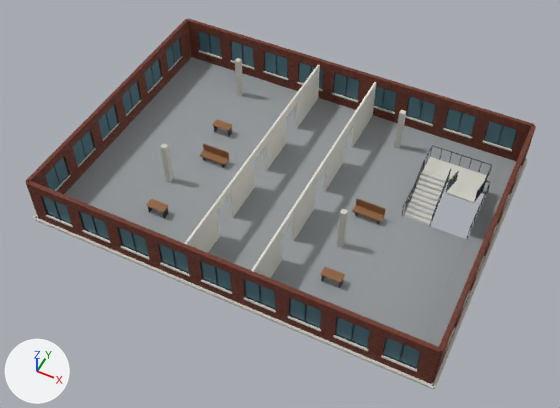
Before and after pictures for a commit that changed the FBX model Art/Architecture/SM_LegacyTower_Level02.fbx.
Rendered twice from a 50 mm lens placed at (16.1, -33.7, 47.3), pointed at (0.3, -2.0, 7.7). Every picture has the same lights, and +X, +Y and +Z are marked at lower left. The first picture is the older version. Objects named as collision shapes, trigger or cutter boxes, shadow casters or lower levels of detail are left out. Vertices at exactly the same position are counted once.

The first picture shows 'SM_LegacyTower_Level02'.
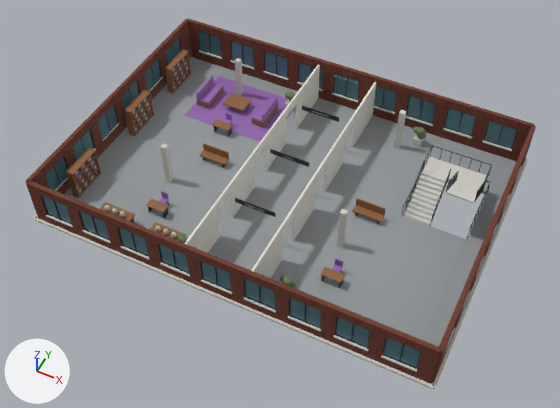
Location of each change, [x1, y1, x2, y2] in pixels of the pictures (560 x 408 px):
part 1 of me_floor_west_of_stairwell_008, added: after [235, 198, 275, 217]
part 2 of me_floor_west_of_stairwell_008, added: after [302, 105, 339, 122]
part 3 of me_floor_west_of_stairwell_008, added: after [161, 191, 169, 200]
part 4 of me_floor_west_of_stairwell_008, added: after [226, 112, 232, 121]
part 5 of me_floor_west_of_stairwell_008, added: after [332, 265, 342, 272]
part 6 of me_floor_west_of_stairwell_008, added: after [335, 258, 343, 267]
part 7 of me_floor_west_of_stairwell_008, added: after [125, 49, 357, 167]
part 8 of me_floor_west_of_stairwell_008, added: after [66, 148, 341, 288]
part 9 of me_floor_west_of_stairwell_008, added: after [412, 127, 426, 146]

Patch to the scene script:
```diff
--- a/Art/Architecture/SM_LegacyTower_Level02.fbx.py
+++ b/Art/Architecture/SM_LegacyTower_Level02.fbx.py
@@ me_floor_west_of_stairwell_008 @@
-me_floor_west_of_stairwell_008.from_pydata(...)  # 9084 vertices, 9800 faces; spans x -14.3..14.3, y -10.3..10.3, z 7.0..11.8
+me_floor_west_of_stairwell_008.from_pydata(...)  # 20196 vertices, 23550 faces; spans x -14.3..14.3, y -10.3..10.3, z 7.0..11.8
+# me_floor_west_of_stairwell_008 part 1: the loose piece of 24 vertices spanning x -1.0..1.1, y -10.1..-10.0, z 10.0..10.1 is copied, and the copy is scaled about its middle by (1.37, 0.353, 5.87), then moved by (0.0, 5.1, 0.2); it spans x -1.5..1.4, y -5.0..-4.9, z 10.1..10.4
+# me_floor_west_of_stairwell_008 part 2: the loose piece of 24 vertices spanning x -1.0..1.1, y 9.9..10.0, z 10.0..10.1 is copied, and the copy is scaled about its middle by (1.37, 0.353, 5.87), then moved by (0.0, -4.9, 0.2); it spans x -1.5..1.4, y 5.0..5.1, z 10.1..10.4
+# me_floor_west_of_stairwell_008 part 3: the loose piece of 24 vertices spanning x -7.6, y -6.3..-5.7, z 7.2..7.9 is copied, and the copy is scaled about its middle by (11.2, 0.114, 0.886), then moved by (0.6, 1.0, 0.5), in mat_m_architecture_accent (purple #9569b1); it spans x -7.3..-6.7, y -5.1..-5.0, z 7.7..8.3
+# me_floor_west_of_stairwell_008 part 4: the loose piece of 24 vertices spanning x -7.6, y 2.7..3.3, z 7.2..7.9 is copied, and the copy is scaled about its middle by (11.2, 0.114, 0.886), then moved by (0.6, 1.0, 0.5), in mat_m_architecture_accent (purple #9569b1); it spans x -7.3..-6.7, y 3.9..4.0, z 7.7..8.3
+# me_floor_west_of_stairwell_008 part 5: the loose piece of 24 vertices spanning x 5.3..6.7, y -6.3..-5.7, z 7.9..8.0 is copied, and the copy is scaled about its middle by (0.362, 0.706, 2.33), then moved by (0.0, 0.7, -0.3), in mat_m_architecture_accent (purple #9569b1); it spans x 5.7..6.3, y -5.5..-5.0, z 7.6..7.7
+# me_floor_west_of_stairwell_008 part 6: the loose piece of 24 vertices spanning x 5.4, y -6.3..-5.7, z 7.2..7.9 is copied, and the copy is scaled about its middle by (11.2, 0.114, 0.886), then moved by (0.6, 1.0, 0.5), in mat_m_architecture_accent (purple #9569b1); it spans x 5.7..6.3, y -5.1..-5.0, z 7.7..8.3
+# me_floor_west_of_stairwell_008 part 7: 6628 vertices added at x -13.2..1.4, y -0.3..9.8, z 7.2..10.4
+# me_floor_west_of_stairwell_008 part 8: 3738 vertices added at x -13.2..6.2, y -8.6..-4.7, z 7.2..10.3
+# me_floor_west_of_stairwell_008 part 9: 306 vertices added at x 6.0..7.1, y 8.1..8.9, z 7.2..8.8
+# other edits to the shape of me_floor_west_of_stairwell_008 do not show in these pictures
 me_floor_west_of_stairwell_008.materials.append(mat_m_architecture_floor)
@@ me_floor_west_of_stairwell_008 @@
 me_floor_west_of_stairwell_008.materials.append(mat_m_architecture_wood)
+me_floor_west_of_stairwell_008.materials.append(mat_m_architecture_accent)  # purple #9569b1
+me_floor_west_of_stairwell_008.materials.append(mat_m_architecture_grass)  # green #6f7e57
```
